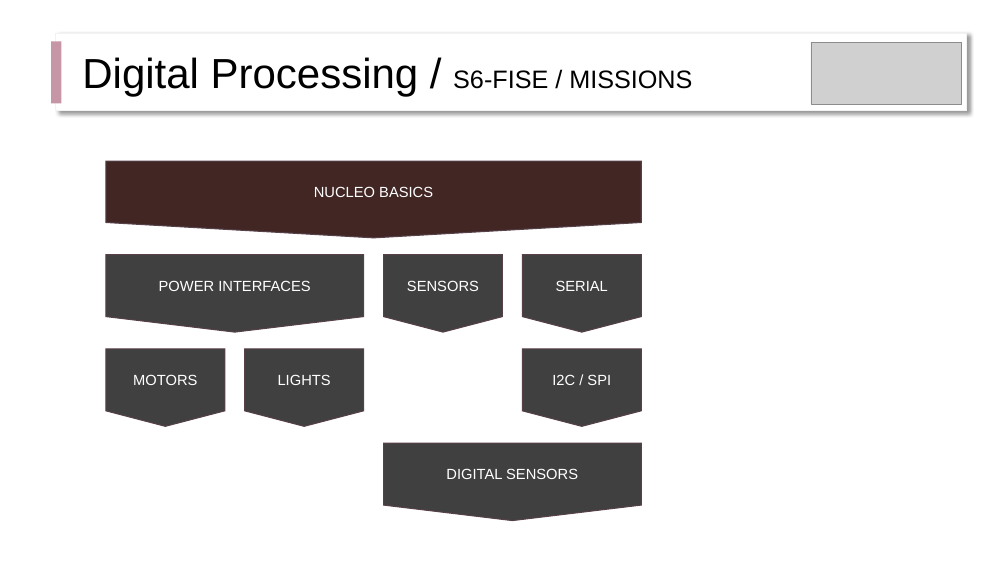
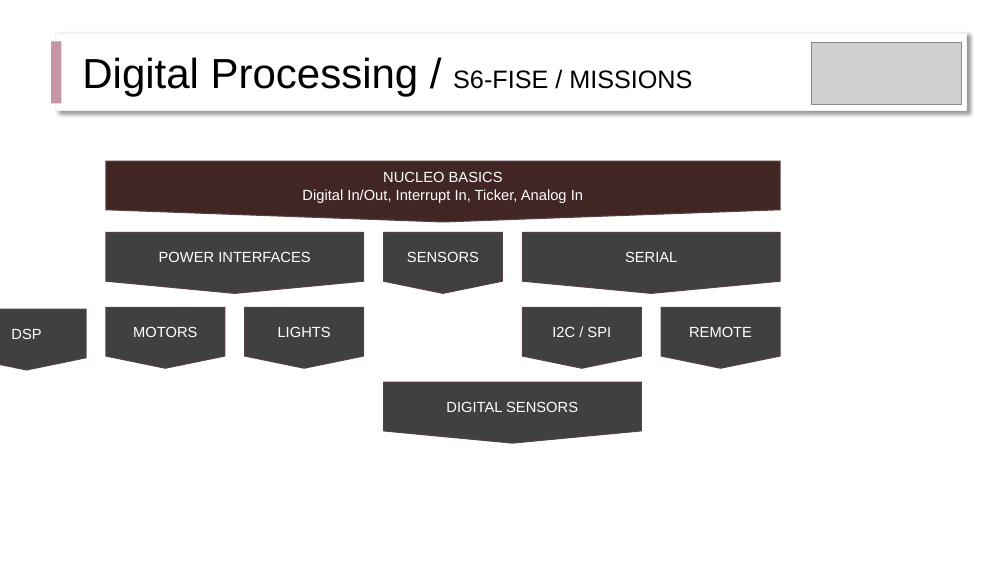
Before and after one commit to IOGS-Digital-Methods/semester-6, a slide deck: slide 5 of IeTI/_projets/_new_version_2024.pptx. Drawn at 1008x567 pixels with LibreOffice and Linux fonts; fonts in the diff are those of the drawing; grey boxes stand for pictures. Boxes give left, top, right and bottom in pixels: in the first picture for what was removed or moved away, otherwise in the second. Text is boxed around its words. In the diff, an @@ line names an element or a change of style, - is before the commit and + after.

```diff
--- a/IeTI/_projets/_new_version_2024.pptx
+++ b/IeTI/_projets/_new_version_2024.pptx
@@ flow chart offpage connector "NUCLEO BASICS": place and size @@
-flow chart offpage connector "NUCLEO BASICS" at [106,161,641,238]
+flow chart offpage connector "NUCLEO BASICS" at [106,161,780,222]
@@ text in flow chart offpage connector at [302,189,583,203]: paragraph added @@
+Digital In/Out, Interrupt In, Ticker, Analog In
@@ flow chart offpage connector "POWER INTERFACES": place and size @@
-flow chart offpage connector "POWER INTERFACES" at [106,255,364,333]
+flow chart offpage connector "POWER INTERFACES" at [106,232,364,293]
@@ flow chart offpage connector "SENSORS": place and size @@
-flow chart offpage connector "SENSORS" at [383,255,502,333]
+flow chart offpage connector "SENSORS" at [383,232,502,293]
@@ flow chart offpage connector "SERIAL": place and size @@
-flow chart offpage connector "SERIAL" at [523,255,641,333]
+flow chart offpage connector "SERIAL" at [523,232,780,293]
@@ flow chart offpage connector added at [0,309,85,371], fill #404040, outline #574249 1 pt, 14 pt, text #FFFFFF @@
+DSP
@@ flow chart offpage connector "MOTORS": place and size @@
-flow chart offpage connector "MOTORS" at [106,349,225,426]
+flow chart offpage connector "MOTORS" at [106,308,225,369]
@@ flow chart offpage connector "LIGHTS": place and size @@
-flow chart offpage connector "LIGHTS" at [245,349,364,426]
+flow chart offpage connector "LIGHTS" at [245,308,364,369]
@@ flow chart offpage connector "I2C / SPI": place and size @@
-flow chart offpage connector "I2C / SPI" at [523,349,641,426]
+flow chart offpage connector "I2C / SPI" at [523,308,641,369]
@@ flow chart offpage connector added at [662,308,780,369], fill #404040, outline #574249 1 pt, 14 pt, text #FFFFFF @@
+REMOTE
@@ flow chart offpage connector "DIGITAL SENSORS": place and size @@
-flow chart offpage connector "DIGITAL SENSORS" at [383,443,641,521]
+flow chart offpage connector "DIGITAL SENSORS" at [383,383,641,444]
```
